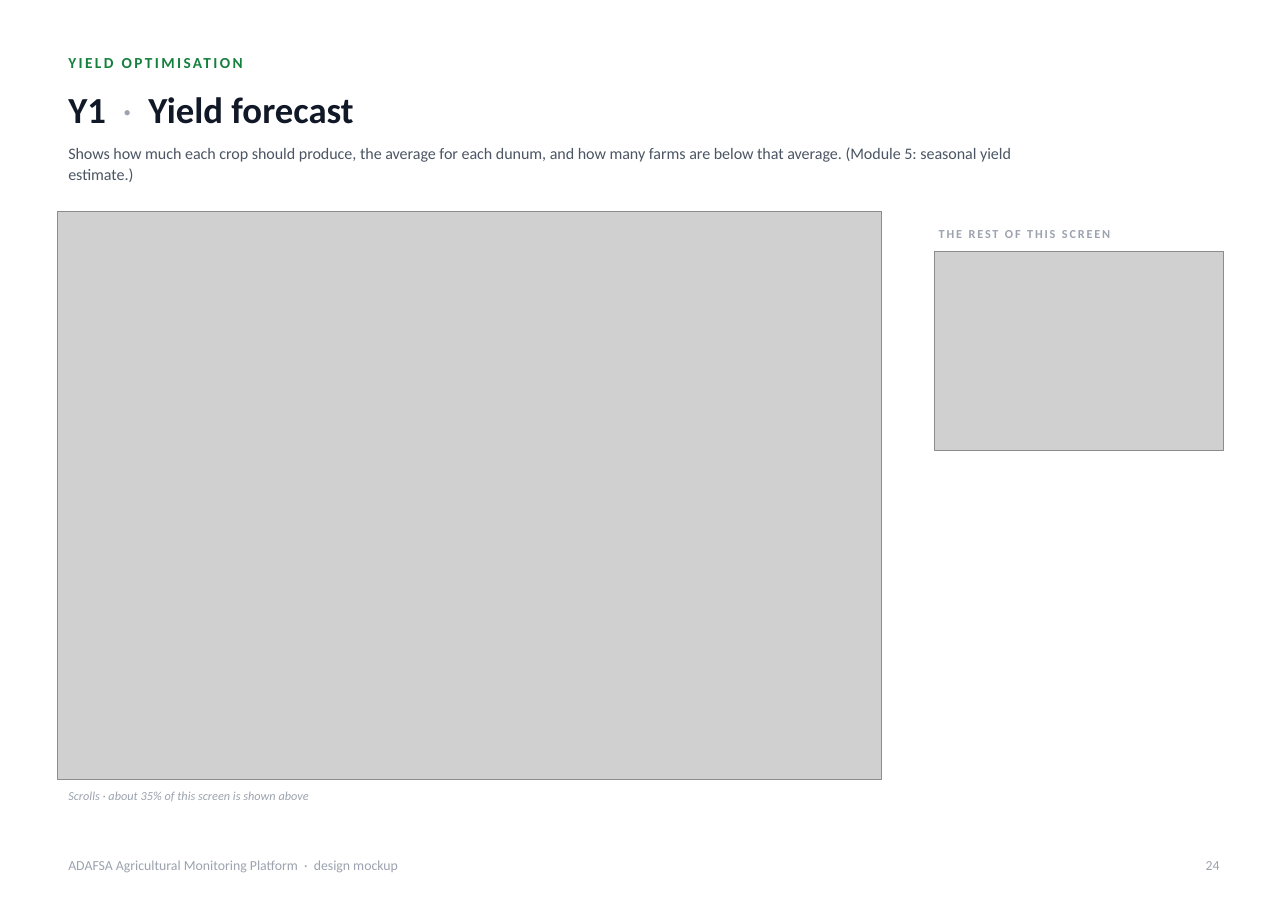
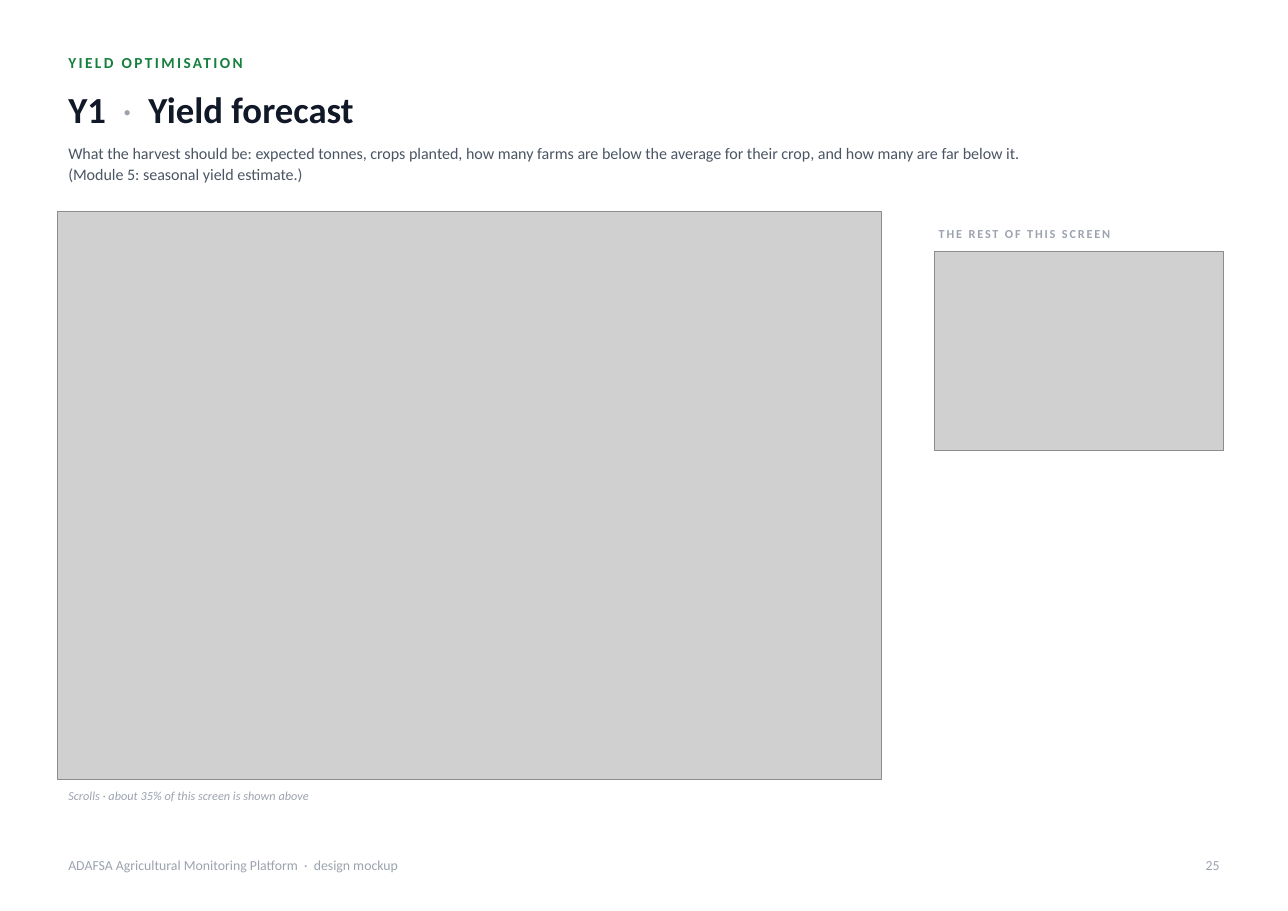
Before and after one commit to romainbigare/adafsa-mockup, a slide deck: slide 25 of docs/ADAFSA_Platform_Screens.pptx (slide 24 before the commit). Drawn at 1288x911 pixels with LibreOffice and Linux fonts; fonts in the diff are those of the drawing; grey boxes stand for pictures. Boxes give left, top, right and bottom in pixels: in the first picture for what was removed or moved away, otherwise in the second. Text is boxed around its words. In the diff, an @@ line names an element or a change of style, - is before the commit and + after.

```diff
--- a/docs/ADAFSA_Platform_Screens.pptx
+++ b/docs/ADAFSA_Platform_Screens.pptx
@@ text at <box>68,148,1019,183</box>: text changed @@
-Shows how much each crop should produce, the average for each dunum, and how many farms are below that average. (Module 5: seasonal yield estimate.)
+What the harvest should be: expected tonnes, crops planted, how many farms are below the average for their crop, and how many are far below it. (Module 5: seasonal yield estimate.)
@@ text at <box>1206,861,1220,870</box>: text changed @@
-24
+25
```
Also in this commit, not shown: 30 other slides changed, 1 slide added, 2 other files.
